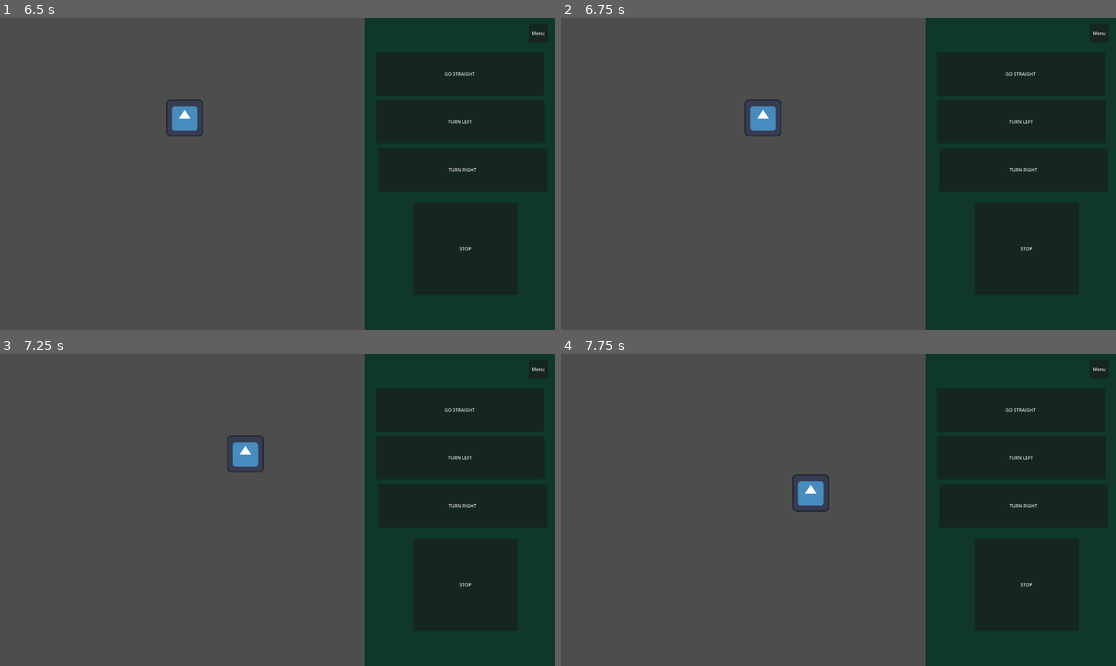
Above: before the commit, frames 1-4 (two rows, left to right).
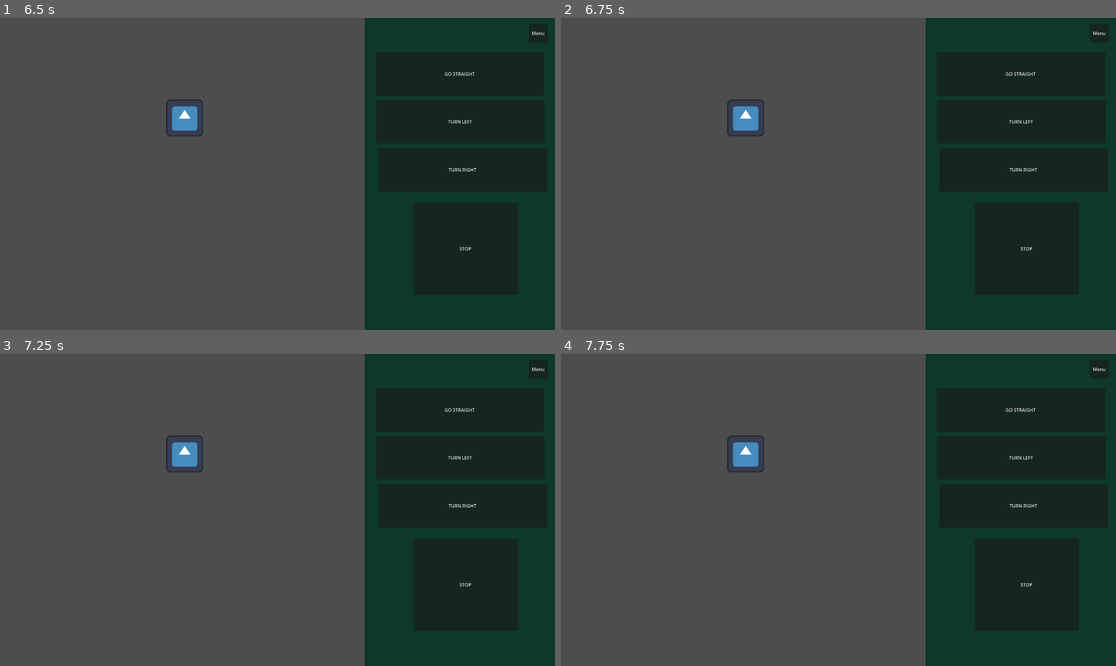
Above: after the commit, the same moments.

Repository: Undalevein/Game-Jam-2026-Eye-Spy
Game: Godot game, scene res://Scenes/Game/game.tscn
Same seed, same stepped clock (60 frames per second), same inputs: the game is played once before the commit and once after it. The engine's default icon, where the game draws it, is replaced by a stand-in: a white triangle on a blue panel in a dark square.
Inputs:
- Up to frame 1 (6.5 s): click "Start" at 0.5 s; click "GO STRAIGHT" at 1.25 s; click "GO STRAIGHT" at 2 s; click "TURN LEFT" at 2.75 s; click "TURN RIGHT" at 3.5 s; click "STOP" at 4.25 s; click "Menu" at 5 s; click "Continue Game" at 5.75 s
- Up to frame 2 (6.75 s): tap Enter at 6.5 s; hold D (PanRight) from 6.53 s (still down)
- Up to frame 3 (7.25 s): keep holding D (PanRight)
- Up to frame 4 (7.75 s): release D (PanRight) at 7.28 s; hold S (PanDown) from 7.28 s (still down)

Frame 1 is identical in both runs. In frame 2, 0.6% of the frame differs, in the area x 29-40%, y 26-38%; in frame 3, 0.9%; in frame 4, 0.9%, in the area x 29-49%, y 26-51%.

Commit message:
New changes

Diff:
--- a/Scenes/Game/game.gd
+++ b/Scenes/Game/game.gd
@@ -21,8 +21,6 @@
 @onready
 var win_menu = $UI/Camera2D/CanvasLayer/Win
 @onready
-var background = $Background
-@onready
 var level1 = $Levels/Level1
 
 var initial_camera_position = Vector2()
@@ -35,14 +33,6 @@
 		return
 	if Input.is_action_just_pressed("Escape"):
 		pause_menu.visible = not pause_menu.visible
-	if Input.is_action_pressed("PanUp"):
-		camera.translate(Vector2(0.0, Y_PAN_SPEED))
-	if Input.is_action_pressed("PanDown"):
-		camera.translate(Vector2(0.0, -Y_PAN_SPEED))
-	if Input.is_action_pressed("PanLeft"):
-		camera.translate(Vector2(X_PAN_SPEED, 0.0))
-	if Input.is_action_pressed("PanRight"):
-		camera.translate(Vector2(-X_PAN_SPEED, 0.0))
 
 func start_level() -> void:
 	in_level = current_level >= 1 and current_level <= 5
